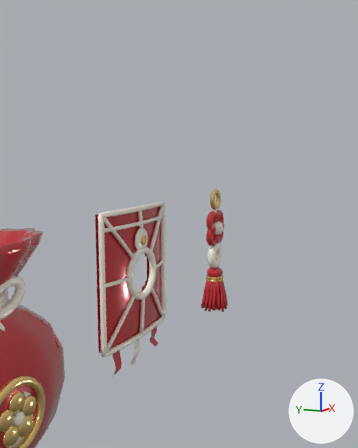
The Blender file design/blender/newyear.blend as it was, and as the next commit left it.
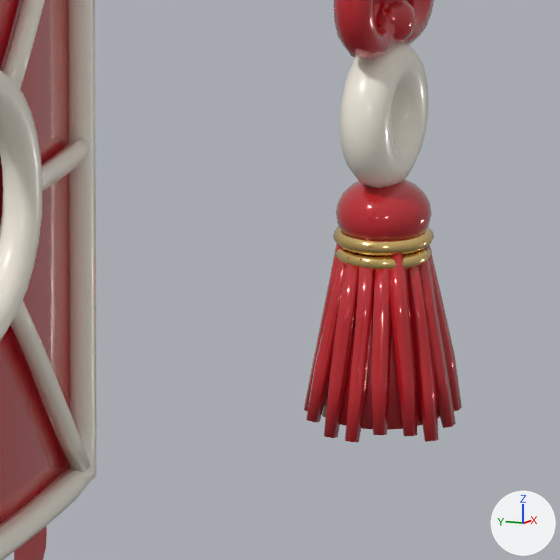
Each version is shown from a 50 mm camera at (1.42, -3.23, 1.67) aimed at (8.99, 0.46, 0.44), then close up on the part from 42% to 68% of the width and 53% to 74% of the height. The axes (+X, +Y, +Z) are drawn at lower right. The lights are the same throughout. The last two pictures show the newer version.

The older version as bpy lines, for what is in view:
```python
me_orn_kite_001 = bpy.data.meshes.new('Orn_Kite.001')
me_orn_kite_001.from_pydata(...)  # 3162 vertices, 2994 faces; spans x -0.75..0.75, y -0.24..-0.03, z -1.04..1.01
me_orn_kite_001.polygons.foreach_set('use_smooth', [True] * 2994)
# faces by material slot: [1536, 1378, 80]
me_orn_kite_001.materials.append(mat_orn_main)  # red #c41d27
me_orn_kite_001.materials.append(mat_orn_accent)  # white #f3eddf
me_orn_kite_001.materials.append(mat_orn_metal)  # beige #ffda8b
me_orn_norigae_001 = bpy.data.meshes.new('Orn_Norigae.001')
me_orn_norigae_001.from_pydata(...)  # 2158 vertices, 2574 faces; spans x -0.3..0.3, y -0.35..0.11, z -1.04..1.04
me_orn_norigae_001.polygons.foreach_set('use_smooth', [True] * 2574)
# faces by material slot: [432, 590, 1552]
me_orn_norigae_001.materials.append(mat_orn_metal)  # beige #ffda8b
me_orn_norigae_001.materials.append(mat_orn_accent)  # white #f3eddf
me_orn_norigae_001.materials.append(mat_orn_main)  # red #c41d27
ob_orn_kite = bpy.data.objects.new('Orn_Kite', me_orn_kite_001)
ob_orn_kite.location = (6.6, 0.0, 0.0)
ob_orn_norigae = bpy.data.objects.new('Orn_Norigae', me_orn_norigae_001)
ob_orn_norigae.location = (9.2, 0.0, 0.0)
```
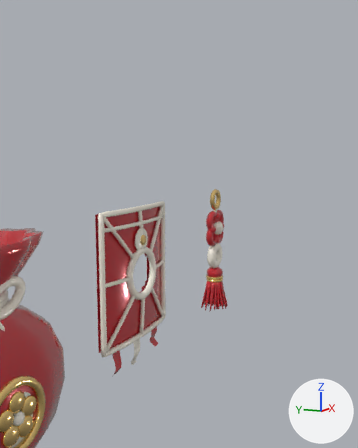
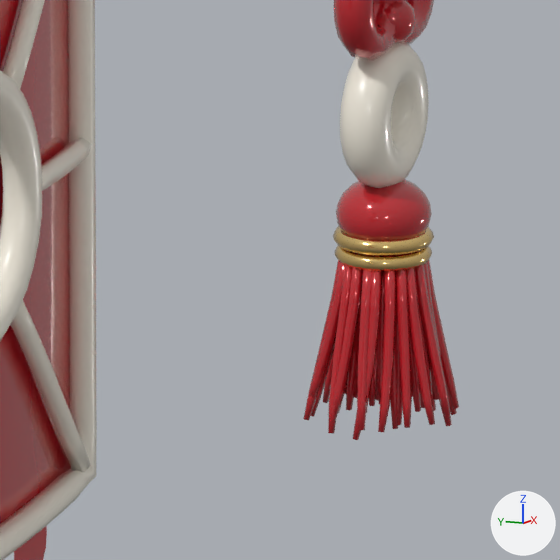
Where the change shows, as pixel boxes (x1, y1, x2, y2) in the close-ups (560 x 560 px):
'Orn_Norigae', reshaped: before (304, 0, 462, 442); after (303, 0, 459, 440)
part 1 of me_orn_norigae_001, cut back: before (304, 243, 462, 442); after (303, 249, 459, 440)

The change, as a list of edits to the scene's bpy script:
```text
Change me_orn_norigae_001:
    used by ob_orn_norigae; location = (9.2, 0.0, 0.0)
    remove me_orn_norigae_001.from_pydata(...)  # 2158 vertices, 2574 faces; spans x -0.3..0.3, y -0.35..0.11, z -1.04..1.04
    add me_orn_norigae_001.from_pydata(...)  # 2988 vertices, 3314 faces; spans x -0.3..0.3, y -0.35..0.09, z -1.03..1.04
    me_orn_norigae_001 part 1: 354 vertices moved from x -0.24..0.24, y -0.35..0.11, z -1.04..-0.47 to x -0.24..0.23, y -0.25..0.09, z -1.03..-0.5; 13 vertices removed from x -0.25..0.16, y -0.14..0.1, z -1.04..-0.51; 843 vertices added at x -0.23..0.26, y -0.35..0.05, z -1.03..-0.5
```
